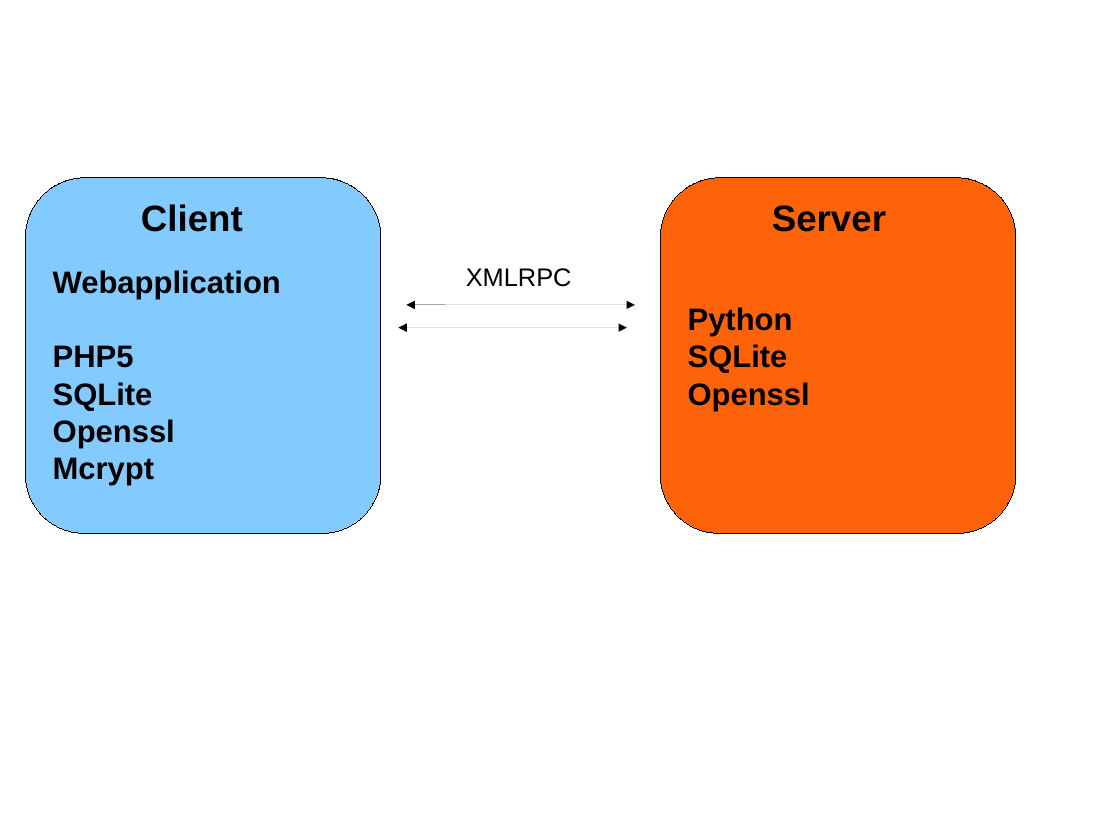
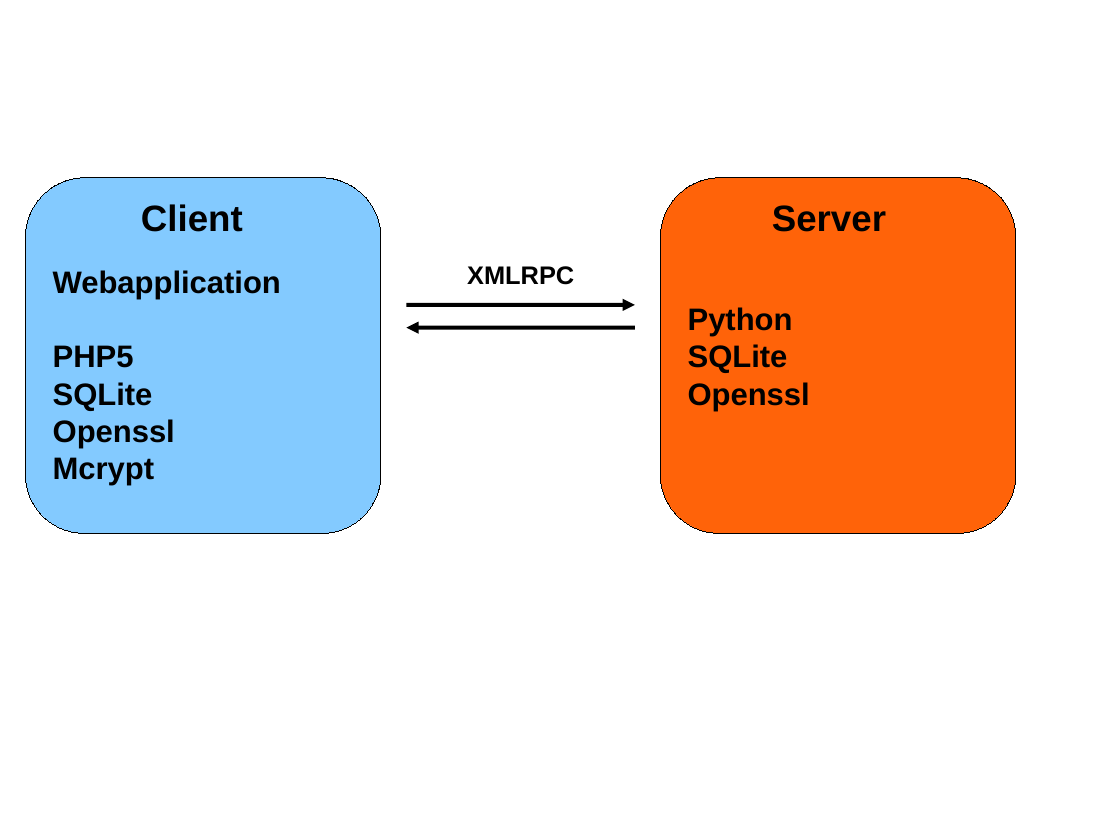
Before and after one commit to Sakartu/SDM-SiED, a slide deck: slide 8 of presentation/presentation2.odp. Drawn at 1120x840 pixels with LibreOffice and Linux fonts; fonts in the diff are those of the drawing; background and template pictures are left out. Boxes give left, top, right and bottom in pixels: in the first picture for what was removed or moved away, otherwise in the second. Text is boxed around its words. In the diff, an @@ line names an element or a change of style, - is before the commit and + after.

```diff
--- a/presentation/presentation2.odp
+++ b/presentation/presentation2.odp
@@ text "XMLRPC" at bbox=[467, 266, 574, 285]: bold on @@
@@ double arrow (407, 305) - (635, 305): double arrow to arrow; stroke #000000 0 pt to #000000 2.89 pt @@
@@ double arrow moved from (627, 327) - (398, 327) to (635, 327) - (407, 327) @@
@@ double arrow (635, 327) - (407, 327): double arrow to arrow; stroke #000000 0 pt to #000000 2.89 pt @@
```
Also in this commit, not shown: 6 other slides changed, 1 other file.
